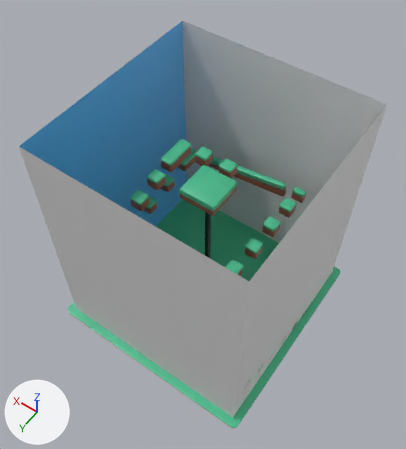
The FBX model JumpUp!/modelData/map.fbx, before and after one commit.
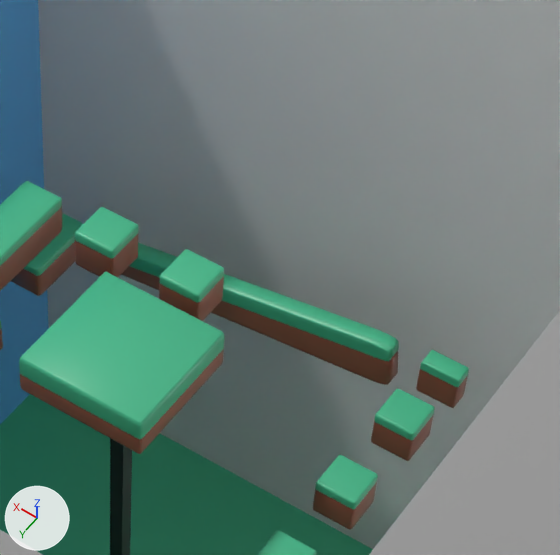
There are two pictures of each version: one whole from a 50 mm lens placed at (-91.8, 132.5, 264.9), pointed at (2.1, 1.1, 58.3), one close up on the part from 43% to 82% of the width and 20% to 54% of the height. The lights are fixed; the arrows at lower left show +X, +Y and +Z. Where no turn or scale is listed for an object, it has been applied to the vertices.

Names of what the first close-up shows: 'Cube', 'Plane.002', 'Plane.003', 'Plane.004', 'tileHigh_forest.009', 'tileHigh_forest.010', 'tileHigh_forest.011', 'tileHigh_forest.023', 'tileHigh_forest.029', 'tileHigh_forest.030', 'tileLarge_forest', 'tileLarge_forest.001', 'tileSlopeLowMedium_forest.001'.
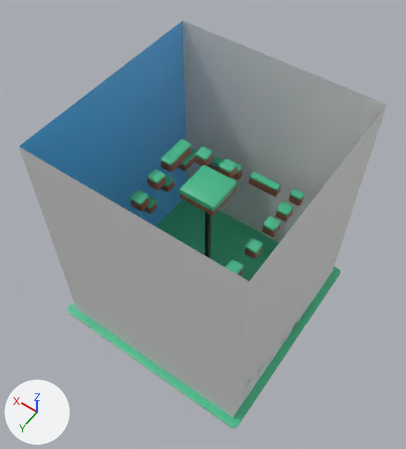
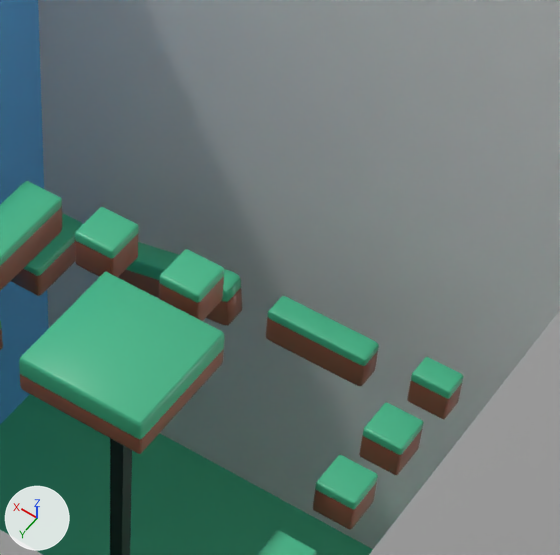
The change, as a diff of the scene's bpy script:
```diff
--- a/JumpUp!/modelData/map.fbx.py
+++ b/JumpUp!/modelData/map.fbx.py
@@ mat_browndark_007 @@
+mat_browndark_007 = principled_material('BrownDark.007')
+mat_browndark_007.base_color = (0.327, 0.102, 0.0593)  # brown #9b5a45
+mat_browndark_007.roughness = 0.4
@@ mat_green_007 @@
+mat_green_007 = principled_material('Green.007')
+mat_green_007.base_color = (0.0653, 0.501, 0.266)  # green #48bc8d
+mat_green_007.roughness = 0.4
@@ me_cube_005 @@
+me_cube_005.from_pydata(...)  # 176 vertices, 178 faces; spans x -8.0..8.0, y -2.0..2.0, z 0.0..6.0
+# faces by material slot: [89, 89]
+me_cube_005.materials.append(mat_green_007)  # green #48bc8d
+me_cube_005.materials.append(mat_browndark_007)  # brown #9b5a45
@@ ob_tilehigh_forest_011 @@
 ob_tilehigh_forest_011 = bpy.data.objects.new('tileHigh_forest.011', me_cube_040)
-ob_tilehigh_forest_011.location = (-25.0, -41.0, 55.0)
+ob_tilehigh_forest_011.location = (-25.0, -39.0, 55.0)
 ob_tilehigh_forest_011.rotation_euler = (1.571, 0.0, 1.571)  # degrees (90, 0, 90)
-ob_tilehigh_forest_011.scale = (1.5, 3.0, 3.0)
+ob_tilehigh_forest_011.scale = (2.0, 3.0, 3.0)
@@ ob_tileslopelowmedium_forest_001 @@
 ob_tileslopelowmedium_forest_001 = bpy.data.objects.new('tileSlopeLowMedium_forest.001', me_cube_045)
-ob_tileslopelowmedium_forest_001.location = (7.0, -41.0, 50.0)
+ob_tileslopelowmedium_forest_001.location = (20.0, -39.0, 50.0)
 ob_tileslopelowmedium_forest_001.rotation_euler = (1.571, 0.105, 0.0)  # degrees (90, 6, 0)
-ob_tileslopelowmedium_forest_001.scale = (25.0, 5.0, 1.5)
+ob_tileslopelowmedium_forest_001.scale = (13.0, 5.0, 2.0)
@@ ob_tilehigh_forest_023 @@
 ob_tilehigh_forest_023 = bpy.data.objects.new('tileHigh_forest.023', me_cube_052)
-ob_tilehigh_forest_023.location = (-25.0, -30.0, 56.0)
+ob_tilehigh_forest_023.location = (-25.0, -27.0, 56.0)
@@ ob_tilehigh_forest_015 @@
+ob_tilehigh_forest_015 = bpy.data.objects.new('tileHigh_forest.015', me_cube_005)
+ob_tilehigh_forest_015.location = (-7.0, -39.0, 53.0)
```

Changed parts and their boxes [x1, y1, x2, y2] in the close-ups (560 x 555 px):
'tileSlopeLowMedium_forest.001', moved, rescaled: before [121, 243, 399, 385]; after [118, 242, 242, 326]
'tileHigh_forest.015', added: after [266, 296, 379, 386]
    faces in mat_green_007 (green #48bc8d): [268, 296, 379, 366]
    faces in mat_browndark_007 (brown #9b5a45): [266, 317, 378, 386]
'tileHigh_forest.023', moved: before [371, 388, 435, 461]; after [359, 402, 423, 475]
'tileHigh_forest.011', moved, rescaled (7% wider, 7% taller): before [416, 350, 469, 408]; after [407, 357, 464, 419]
